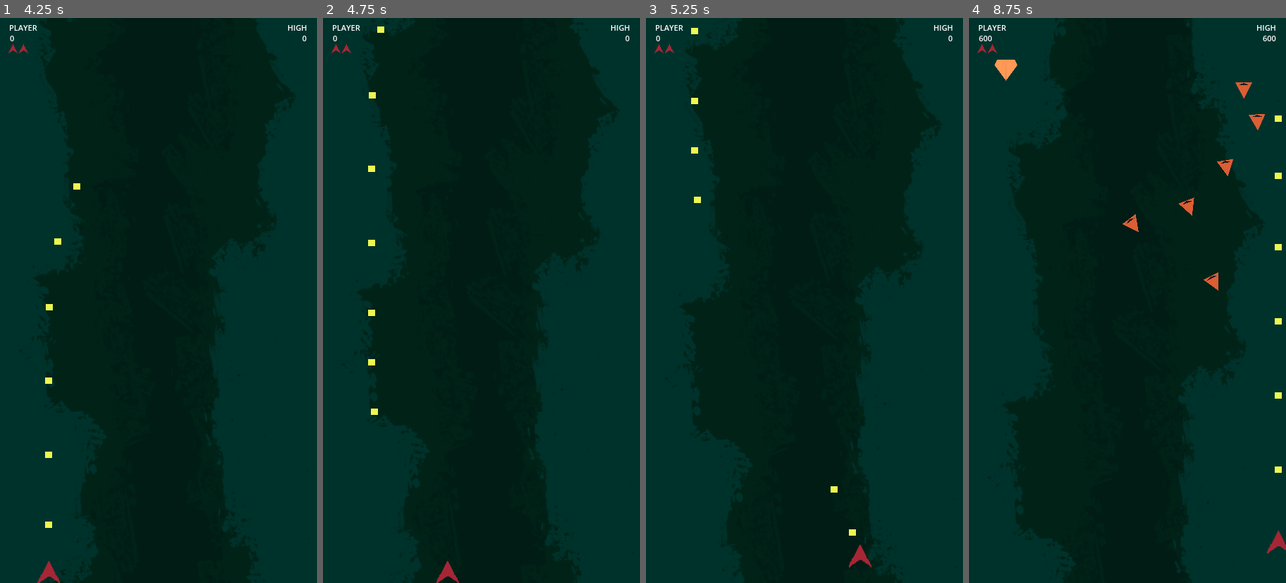
Above: before the commit, frames 1-4 (left to right).
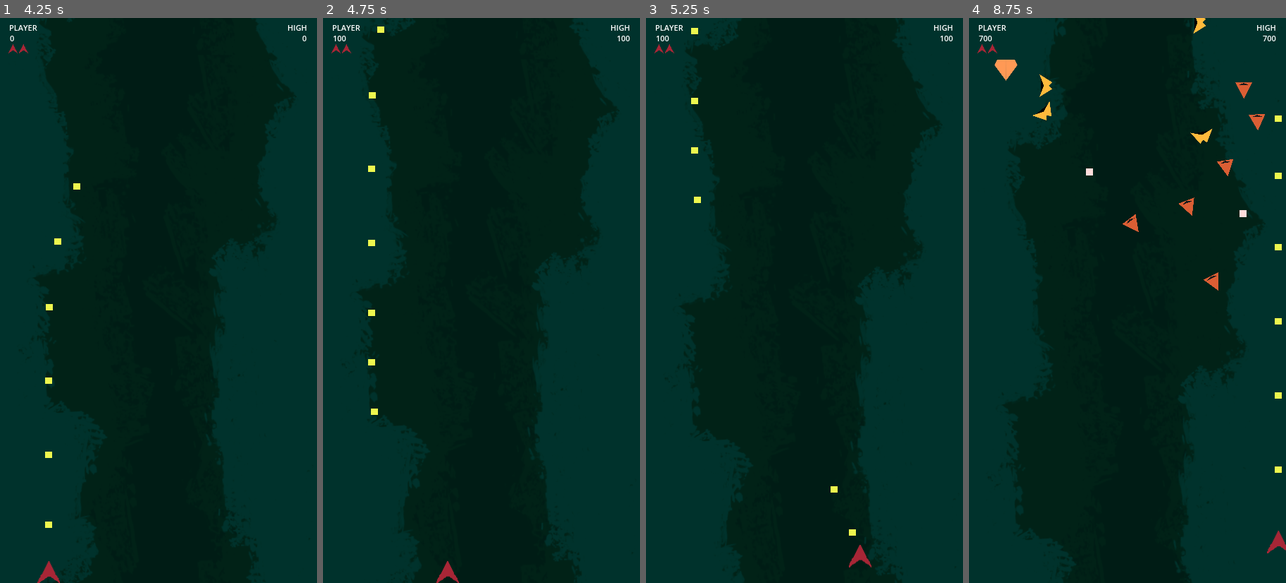
Above: after the commit, the same moments.

Repository: davidbragg/pewpewpew
Game: Godot game, scene res://scenes/main.tscn
The game is run twice, just before and just after one commit, with the same random seed, the same clock (stepped at 60 frames per second) and the same inputs.
Inputs:
- Up to frame 1 (4.25 s): hold Space (shoot) 0.53-1.28 s; hold W (move_up) 0.53-2.03 s; tap Space (shoot) at 1.35, 2.85 s; hold Space (shoot) 2.03-2.78 s; hold A (move_left) 2.03-3.53 s; hold S (move_down) from 3.53 s (still down); hold Space (shoot) from 3.53 s (still down)
- Up to frame 2 (4.75 s): release S (move_down) at 4.28 s; release Space (shoot) at 4.28 s; hold D (move_right) from 4.28 s (still down); tap Space (shoot) at 4.35 s
- Up to frame 3 (5.25 s): release D (move_right) at 5.03 s; hold W (move_up) from 5.03 s (still down); hold Space (shoot) from 5.03 s (still down)
- Up to frame 4 (8.75 s): release W (move_up) at 5.78 s; release Space (shoot) at 5.78 s; hold D (move_right) 5.78-8.03 s; tap Space (shoot) at 5.85, 7.35 s; hold Space (shoot) 6.53-7.28 s; hold S (move_down) from 8.03 s (still down); hold Space (shoot) from 8.03 s (still down)

Frame 1 is identical in both runs. In frame 2, less than 0.1% of the frame differs, in the area x 3-97%, y 3-5%; in frame 3, less than 0.1%; in frame 4, 0.4%, in the area x 3-94%, y 0-36%.

Commit message:
added hunter enemy

Diff:
--- /dev/null
+++ b/assets/hunter.svg
@@ -0,0 +1,63 @@
+<?xml version="1.0" encoding="UTF-8" standalone="no"?>
+<!-- Created with Inkscape (http://www.inkscape.org/) -->
+
+<svg
+   width="50mm"
+   height="50mm"
+   viewBox="0 0 50 50"
+   version="1.1"
+   id="svg1"
+   inkscape:version="1.3.2 (091e20ef0f, 2023-11-25, custom)"
+   sodipodi:docname="hunter.svg"
+   xmlns:inkscape="http://www.inkscape.org/namespaces/inkscape"
+   xmlns:sodipodi="http://sodipodi.sourceforge.net/DTD/sodipodi-0.dtd"
+   xmlns="http://www.w3.org/2000/svg"
+   xmlns:svg="http://www.w3.org/2000/svg">
+  <sodipodi:namedview
+     id="namedview1"
+     pagecolor="#505050"
+     bordercolor="#eeeeee"
+     borderopacity="1"
+     inkscape:showpageshadow="0"
+     inkscape:pageopacity="0"
+     inkscape:pagecheckerboard="0"
+     inkscape:deskcolor="#d1d1d1"
+     inkscape:document-units="mm"
+     inkscape:zoom="4.1798822"
+     inkscape:cx="91.629377"
+     inkscape:cy="113.99843"
+     inkscape:window-width="2560"
+     inkscape:window-height="1379"
+     inkscape:window-x="0"
+     inkscape:window-y="24"
+     inkscape:window-maximized="1"
+     inkscape:current-layer="layer1" />
+  <defs
+     id="defs1" />
+  <g
+     inkscape:label="Layer 1"
+     inkscape:groupmode="layer"
+     id="layer1">
+    <circle
+       id="path1"
+       style="fill:#1a1a1a;stroke:#000000;stroke-width:0.264583"
+       cx="40.918396"
+       cy="102.26344"
+       r="0.033725541" />
+    <rect
+       style="fill:#000000;fill-opacity:1;stroke:none;stroke-width:0.458949px;-inkscape-stroke:none"
+       id="rect3"
+       width="34.363499"
+       height="8.4785967"
+       x="7.8182507"
+       y="12.518259" />
+    <path
+       style="fill:#ffb93c;fill-opacity:1;stroke:none;stroke-width:0.264583px;stroke-linecap:butt;stroke-linejoin:miter;stroke-opacity:1"
+       d="M 1.1727136,8.799513 32.589445,23.424039 17.935345,41.200487 Z"
+       id="path3" />
+    <path
+       style="fill:#ffb93c;fill-opacity:1;stroke:none;stroke-width:0.264583px;stroke-linecap:butt;stroke-linejoin:miter;stroke-opacity:1"
+       d="m 48.827286,8.799514 -31.416732,14.624525 14.6541,17.776448 z"
+       id="path3-5" />
+  </g>
+</svg>
--- /dev/null
+++ b/scenes/hunter.tscn
@@ -0,0 +1,19 @@
+[gd_scene load_steps=4 format=3 uid="uid://oaywxkjih0yv"]
+
+[ext_resource type="Script" path="res://scripts/hunter.gd" id="1_iseq4"]
+[ext_resource type="PackedScene" uid="uid://d3vodh36nuu1f" path="res://scenes/enemy_projectile.tscn" id="2_j388x"]
+[ext_resource type="Texture2D" uid="uid://p0445nibjos2" path="res://assets/hunter.svg" id="3_62vpj"]
+
+[node name="Hunter" type="CharacterBody2D"]
+collision_layer = 4
+collision_mask = 9
+script = ExtResource("1_iseq4")
+projectile_scene = ExtResource("2_j388x")
+
+[node name="Sprite2D" type="Sprite2D" parent="."]
+position = Vector2(-0.0707873, -2.10937)
+scale = Vector2(0.178309, 0.147851)
+texture = ExtResource("3_62vpj")
+
+[node name="CollisionPolygon2D" type="CollisionPolygon2D" parent="."]
+polygon = PackedVector2Array(-4.71766, 7.06445, -16.0775, -11.2899, -10.7696, -9.15681, 10.5611, -9.05759, 15.7697, -11.0915, 4.65793, 6.81642, -0.104275, 2.15343)
--- a/scenes/main.tscn
+++ b/scenes/main.tscn
@@ -7,6 +7,7 @@
 [ext_resource type="PackedScene" uid="uid://dbyt3bp4cnyr7" path="res://scenes/floater.tscn" id="4_ne8kj"]
 [ext_resource type="PackedScene" uid="uid://ba8n4cw1gve42" path="res://scenes/kamikaze.tscn" id="5_wcqs8"]
 [ext_resource type="Texture2D" uid="uid://cxvicixjac8ub" path="res://assets/player.png" id="6_n0ln6"]
+[ext_resource type="PackedScene" uid="uid://oaywxkjih0yv" path="res://scenes/hunter.tscn" id="8_bwhhk"]
 
 [sub_resource type="Curve2D" id="Curve2D_0ok36"]
 _data = {
@@ -28,6 +29,7 @@
 player_scene = ExtResource("2_mxru2")
 kamikaze_scene = ExtResource("5_wcqs8")
 floater_scene = ExtResource("4_ne8kj")
+hunter_scene = ExtResource("8_bwhhk")
 kamikaze_max = 5
 kamikaze_increase = 1
 lives_sprites = [NodePath("UIRect/lives1"), NodePath("UIRect/lives2"), NodePath("UIRect/lives3")]
@@ -43,6 +45,8 @@
 
 [node name="FloaterCoolDownTimer" type="Timer" parent="."]
 wait_time = 5.0
+
+[node name="HunterCoolDownTimer" type="Timer" parent="."]
 
 [node name="KamikazeSpawn" type="Path2D" parent="."]
 position = Vector2(31.9049, 0)
@@ -168,3 +172,4 @@
 [connection signal="timeout" from="KamikazeTimer" to="." method="_on_kamikaze_timer_timeout"]
 [connection signal="timeout" from="KamikazeCooldownTimer" to="." method="_on_kamikaze_cooldown_timer_timeout"]
 [connection signal="timeout" from="FloaterCoolDownTimer" to="." method="_on_floater_cool_down_timer_timeout"]
+[connection signal="timeout" from="HunterCoolDownTimer" to="." method="_on_hunter_cool_down_timer_timeout"]
--- a/scripts/enemy.gd
+++ b/scripts/enemy.gd
@@ -1,4 +1,6 @@
 class_name Enemy extends Entity
+
+@export var projectile_scene : PackedScene
 
 var health : int = 500
 var target : Vector2 = Vector2.ZERO
@@ -17,4 +19,5 @@
 
 
 func get_target():
-    target = (player.global_position - self.global_position).normalized()
+    if player != null:
+        target = (player.global_position - self.global_position).normalized()
--- a/scripts/floater.gd
+++ b/scripts/floater.gd
@@ -1,6 +1,4 @@
 class_name Floater extends Enemy
-
-@export var projectile_scene : PackedScene
 
 var target_position : Vector2
 var deceleration_radius : int = 100
--- a/scripts/global_state.gd
+++ b/scripts/global_state.gd
@@ -1,4 +1,6 @@
 extends Node
+
+var debug : bool = false
 
 var player_lives : int = 3
 var score : int = 0 :
--- /dev/null
+++ b/scripts/hunter.gd
@@ -0,0 +1,57 @@
+class_name Hunter extends Enemy
+
+var destination_position : Vector2
+var direction : Vector2
+
+var score : int = 100
+
+func _ready():
+    self.rotation = Vector2(-1,0).angle()
+    max_speed = 100
+    acceleration = 800
+
+
+func _process(delta):
+    if GlobalState.game_state != GlobalState.GAMEPLAY:
+        queue_free()
+
+    match state:
+        State.SPAWNING:
+            get_destination_position()
+            state = State.IDLE
+        State.IDLE:
+            var distance = global_position.distance_to(destination_position)
+            if distance < 10 and global_position.y < 600:
+                state = State.ATTACKING
+        State.ATTACKING:
+            get_target()
+            add_projectile()
+            get_destination_position()
+            state = State.IDLE
+
+    velocity = velocity.move_toward(direction * max_speed, acceleration * delta)
+
+    if move_and_slide():
+        register_combat_collision()
+
+    if global_position.y > get_viewport_rect().size.y + 50:
+        queue_free()
+
+
+func add_projectile():
+    var projectile = projectile_scene.instantiate()
+    projectile.direction = target
+    projectile.global_position = global_position
+    add_sibling(projectile)
+
+
+func get_destination_position():
+    var screen_size = get_viewport_rect().size
+    destination_position = Vector2(randi_range(50, screen_size.x - 50), global_position.y + randi_range(130, 160))
+    direction = (destination_position - global_position).normalized()
+    self.rotation = target.angle() - (PI / 2)
+
+
+func despawn():
+    GlobalState.add_points(score)
+    queue_free()
--- a/scripts/main.gd
+++ b/scripts/main.gd
@@ -13,8 +13,6 @@
 var kamikaze_count : int = 0
 
 var file_path = "user://highscore.save"
-
-
 
 @onready var play_boundary_collider = $Play_Boundary.get_child(0)
 
@@ -50,6 +48,7 @@
 			reset_to_title()
 
 
+
 ##################################
 ### Kamikaze Spawn and Control ###
 ##################################
@@ -62,20 +61,28 @@
 		add_kamikaze()
 
 func add_kamikaze():
-	var enemy = kamikaze_scene.instantiate()
-	var kamikaze_spawn_location = $KamikazeSpawn/KamikazeSpawnLocation
-	kamikaze_spawn_location.progress_ratio = randf()
-	enemy.position = kamikaze_spawn_location.position
-	add_child(enemy)
-	kamikaze_count += 1
-	if kamikaze_count >= kamikaze_max:
-		spawn_kamikaze = false
-		kamikaze_count = 0
-		kamikaze_max += kamikaze_increase
+	if !GlobalState.debug:
+		var enemy = kamikaze_scene.instantiate()
+		var kamikaze_spawn_location = $KamikazeSpawn/KamikazeSpawnLocation
+		kamikaze_spawn_location.progress_ratio = randf()
+		enemy.position = kamikaze_spawn_location.position
+		add_child(enemy)
+		kamikaze_count += 1
+		if kamikaze_count >= kamikaze_max:
+			spawn_kamikaze = false
+			kamikaze_count = 0
+			kamikaze_max += kamikaze_increase
 
 func _on_floater_cool_down_timer_timeout():
-	var floater = floater_scene.instantiate()
-	add_child(floater)
+	if !GlobalState.debug:
+		var floater = floater_scene.instantiate()
+		add_child(floater)
+
+
+func _on_hunter_cool_down_timer_timeout():
+	var hunter = hunter_scene.instantiate()
+	hunter.global_position = Vector2(randf_range(50, get_viewport_rect().size.x -50), -50)
+	add_child(hunter)
 
 
 ####################
@@ -102,6 +109,8 @@
 	play_boundary_collider.disabled = true
 	$KamikazeTimer.stop()
 	$KamikazeCooldownTimer.stop()
+	$FloaterCoolDownTimer.stop()
+	$HunterCoolDownTimer.stop()
 
 	if GlobalState.player_lives <= 0:
 		GlobalState.game_state = GlobalState.GAMEOVER
@@ -116,6 +125,7 @@
 	$KamikazeTimer.start()
 	$KamikazeCooldownTimer.start()
 	$FloaterCoolDownTimer.start()
+	$HunterCoolDownTimer.start()
 	$ReadyText.visible = false
 
 
--- a/scripts/player_projectile.gd
+++ b/scripts/player_projectile.gd
@@ -10,5 +10,5 @@
 	if move_and_slide():
 		register_combat_collision()
 
-	if global_position.y < -50:
+	if global_position.y < -0:
 		despawn()
Not shown, added: assets/hunter.svg.import
Not shown: 1 places in scenes/main.tscn that only renumber resources
